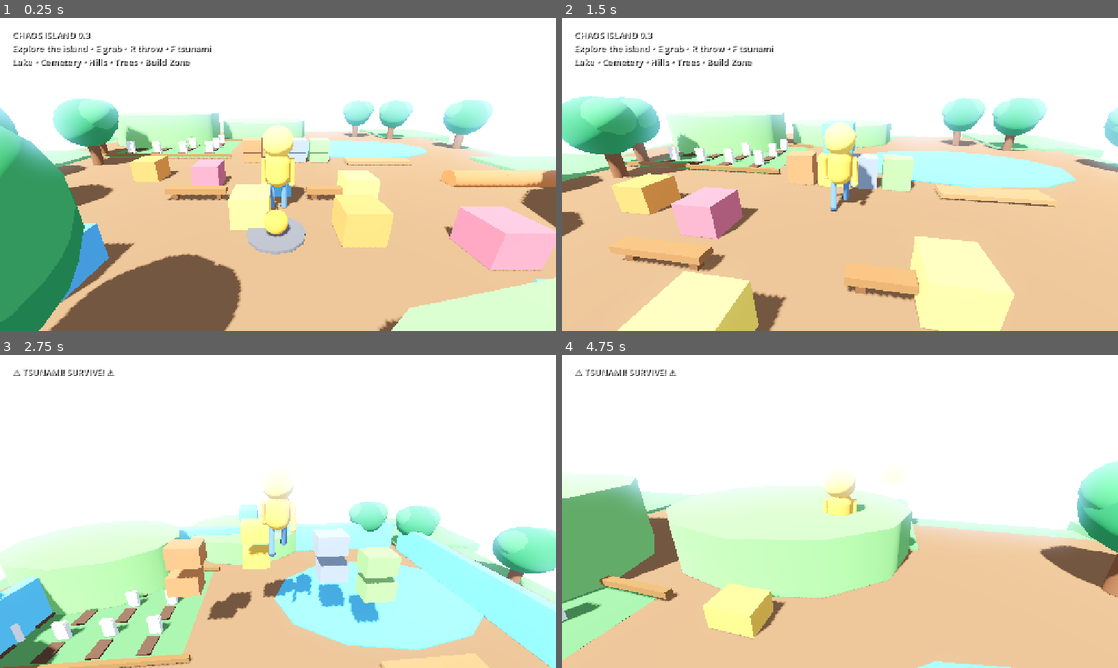
Above: before the commit, frames 1-4 (two rows, left to right).
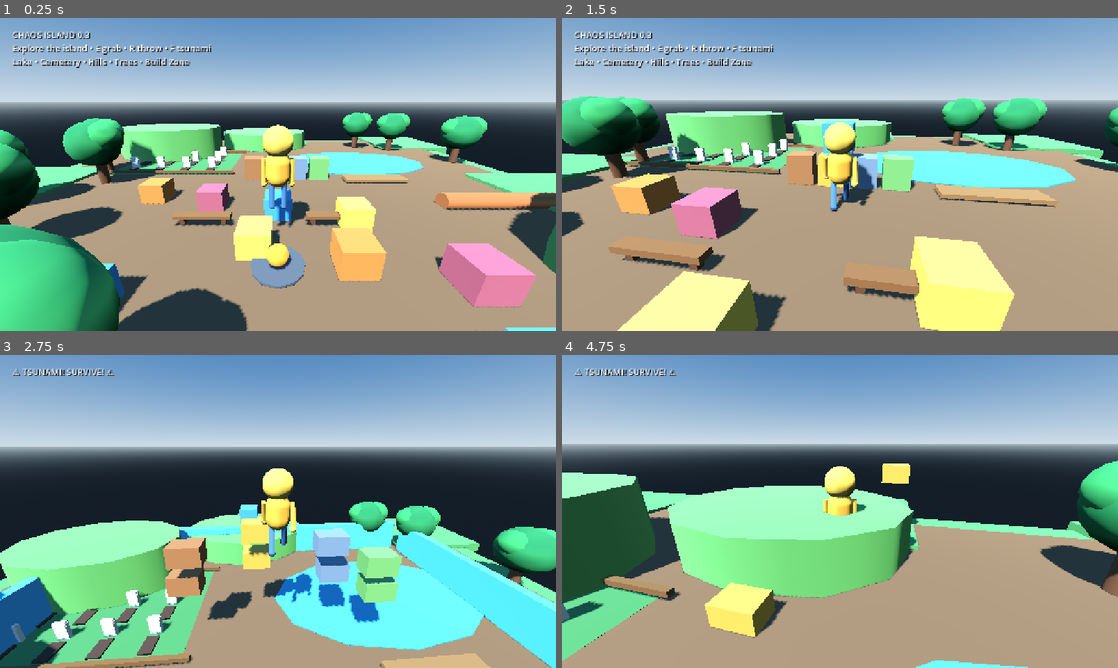
Above: after the commit, the same moments.

Repository: manojoffl-git/chaos-island-build
Game: Godot game, scene res://scenes/Main.tscn
Two runs of this game, one before a commit and one after it. Both use one fixed random seed, a clock stepped at 60 frames per second and the inputs below.
Inputs (mouse positions are in pixels of both pictures, inside the frame that each line leads up to):
- Up to frame 1 (0.25 s): no input
- Up to frame 2 (1.5 s): tap Enter at 0.5 s; move the mouse to (867, 174) at 0.52 s; hold W (move_forward) from 0.53 s (still down); tap E (grab) at 0.6 s; click (867, 174) at 0.67 s; tap Space (jump) at 0.77 s; move the mouse to (812, 174) at 1.27 s; tap R (throw) at 1.35 s
- Up to frame 3 (2.75 s): keep holding W (move_forward); tap Space (jump) at 1.52 s; move the mouse to (289, 505) at 2.02 s; tap F at 2.1 s
- Up to frame 4 (4.75 s): keep holding W (move_forward); move the mouse to (834, 517) at 2.77 s; tap E (grab) at 2.85 s; click (834, 517) at 2.92 s; tap Space (jump) at 3.02, 3.77, 4.52 s; move the mouse to (878, 514) at 3.52 s; tap R (throw) at 3.6 s; move the mouse to (795, 508) at 4.27 s; tap F at 4.35 s

The runs differ from the first frame. In frame 1, 97% of the frame differs, in the area x 0-100%, y 0-100%; in frame 2, 98%; in frame 3, 99%; in frame 4, 100%.
Error after the commit: Parse Error: Function "length()" not found in base self. (res://scripts/island_generator.gd:99)

Commit message:
Expand island scene and switch to normal procedural sky

Diff:
--- a/scenes/Main.tscn
+++ b/scenes/Main.tscn
@@ -1,17 +1,28 @@
-[gd_scene load_steps=5 format=3]
+[gd_scene load_steps=8 format=3]
 
 [ext_resource path="res://scripts/main.gd" type="Script" id="1_main"]
 [ext_resource path="res://scripts/player.gd" type="Script" id="2_player"]
+[ext_resource path="res://scripts/island_generator.gd" type="Script" id="3_island"]
+
+[sub_resource type="ProceduralSkyMaterial" id="ProceduralSkyMaterial_main"]
+sky_top_color = Color(0.18, 0.35, 0.58, 1)
+sky_horizon_color = Color(0.67, 0.75, 0.82, 1)
+ground_bottom_color = Color(0.08, 0.11, 0.14, 1)
+ground_horizon_color = Color(0.52, 0.58, 0.61, 1)
+sun_angle_max = 18.0
+sun_curve = 0.08
+
+[sub_resource type="Sky" id="Sky_main"]
+sky_material = SubResource("ProceduralSkyMaterial_main")
 
 [sub_resource type="Environment" id="Environment_main"]
-background_mode = 1
-background_color = Color(0.45, 0.72, 0.95, 1)
+background_mode = 2
+sky = SubResource("Sky_main")
 ambient_light_source = 3
-ambient_light_color = Color(0.8, 0.86, 1, 1)
-ambient_light_energy = 0.85
+ambient_light_color = Color(0.72, 0.78, 0.84, 1)
+ambient_light_energy = 0.62
 tonemap_mode = 2
-glow_enabled = true
-glow_intensity = 0.35
+glow_enabled = false
 
 [sub_resource type="CapsuleShape3D" id="Capsule_collision"]
 radius = 0.45
@@ -25,12 +36,15 @@
 
 [node name="Sun" type="DirectionalLight3D" parent="."]
 rotation_degrees = Vector3(-55, -25, 0)
-light_energy = 1.2
+light_energy = 0.9
 shadow_enabled = true
 
 [node name="Island" type="StaticBody3D" parent="."]
 
 [node name="Collision" type="CollisionShape3D" parent="Island"]
+
+[node name="IslandGenerator" type="Node3D" parent="."]
+script = ExtResource("3_island")
 
 [node name="Lake" type="Node3D" parent="."]
 
@@ -45,7 +59,7 @@
 [node name="BuildZone" type="Node3D" parent="."]
 
 [node name="Player" type="CharacterBody3D" parent="."]
-position = Vector3(0, 1.4, 6)
+position = Vector3(0, 3.0, 6)
 script = ExtResource("2_player")
 
 [node name="Collision" type="CollisionShape3D" parent="Player"]
